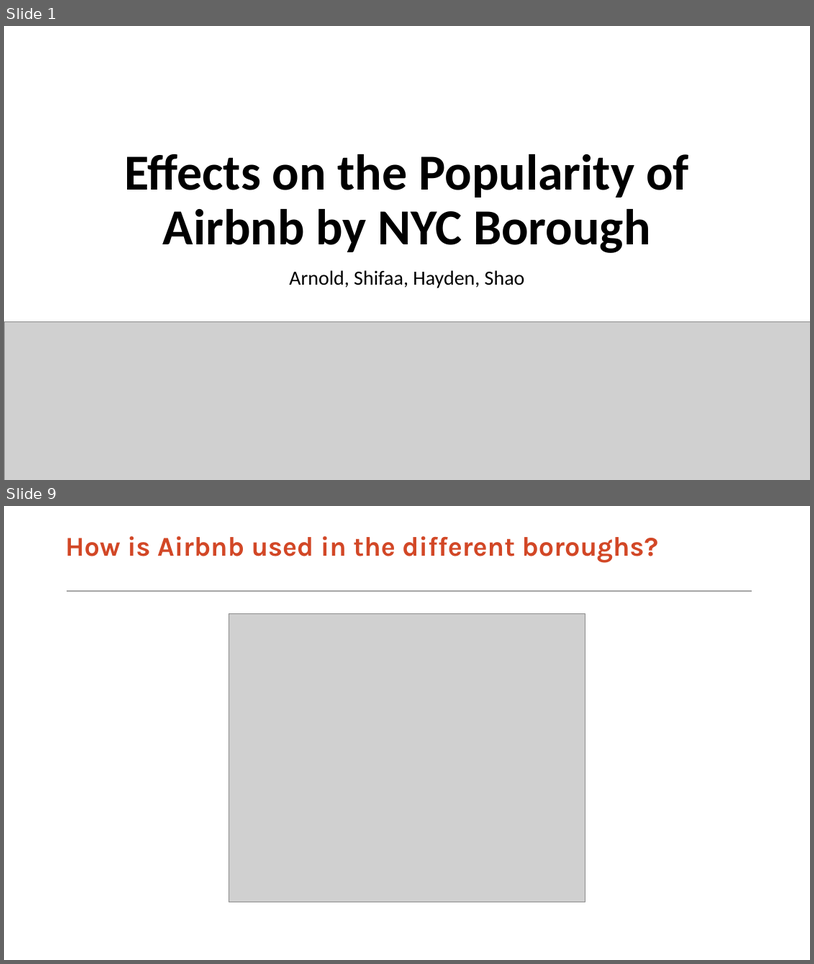
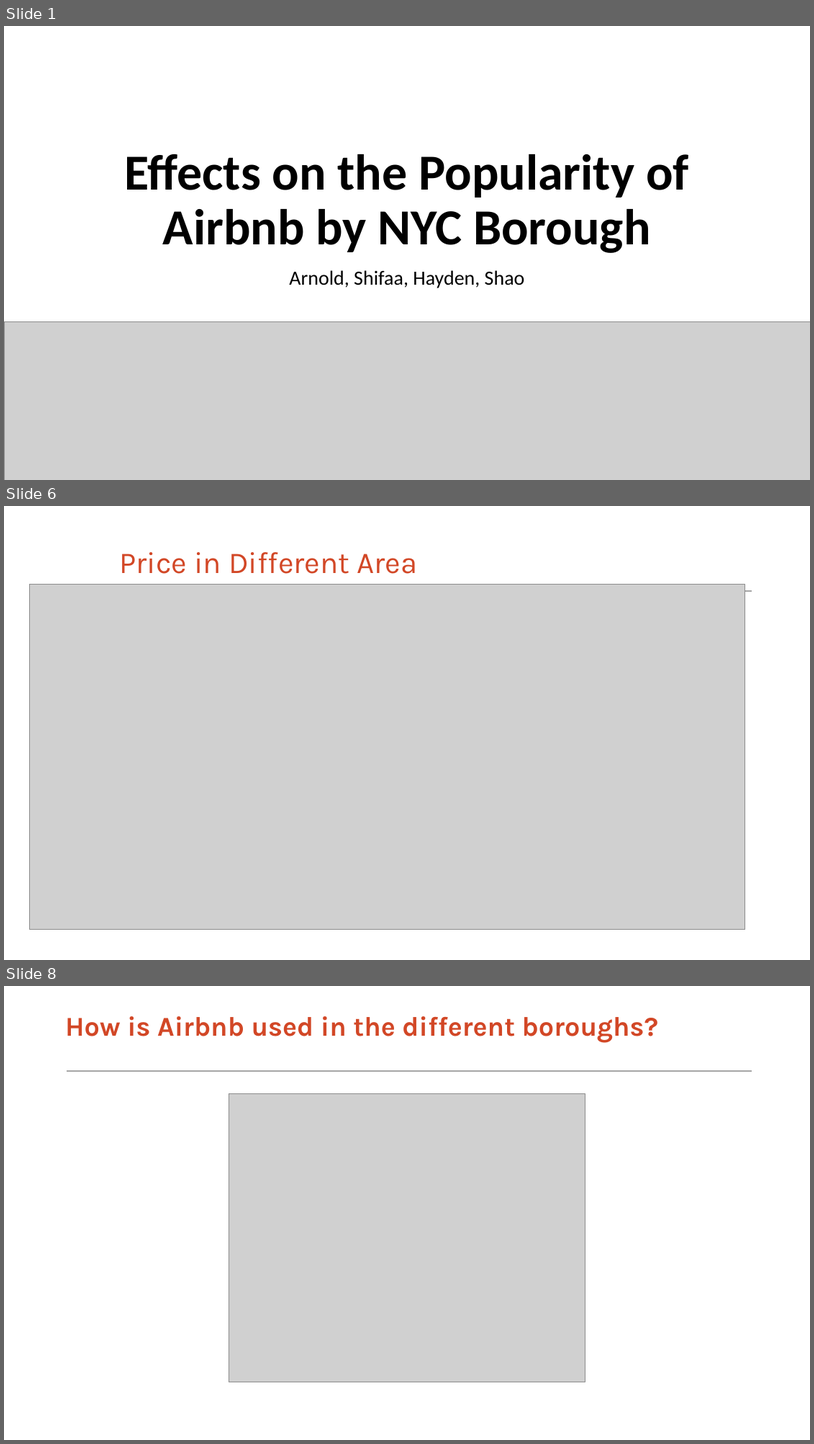
Before and after one commit to hayden4davey/Project1-Group2, a slide deck: Airbnb PPT.pptx. Shown one above the other, each under a label of ours: slides 1 and 9 before the commit, slides 1, 6 and 8 after it; the slides between them are not shown. The pictures are 814x964 and 814x1444 pixels, drawn with LibreOffice and Linux fonts; fonts in the diff are those of the drawing; grey boxes stand for pictures. Boxes give left, top, right and bottom in pixels: in the first picture for what was removed or moved away, otherwise in the second. Text is boxed around its words. In the diff, an @@ line names an element or a change of style, - is before the commit and + after.

```diff
--- a/Airbnb PPT.pptx
+++ b/Airbnb PPT.pptx
@@ slide 6 added at bbox=[4, 506, 810, 960], background #FFFFFF; not listed: 1 template element that a slide beside it also shows @@
@@ title added at bbox=[119, 552, 418, 574], 36 pt, text #D24726 @@
+Price in Different Area
@@ picture added at bbox=[29, 584, 745, 929] @@
@@ what was slide 9 is now slide 8 @@
```
Also in this commit, not shown: 2 slides changed, 1 other slide added, 3 slides removed.
